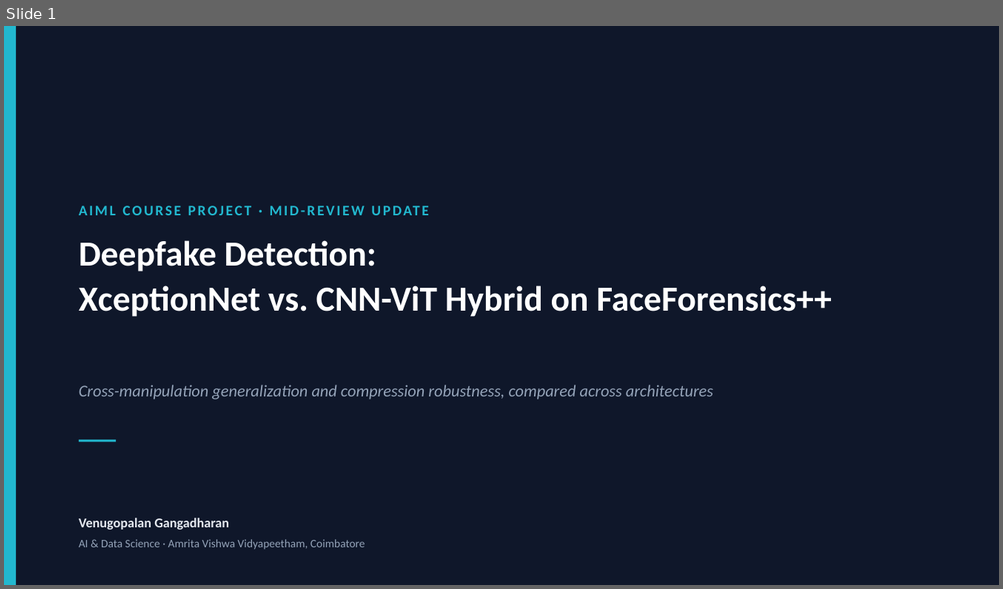
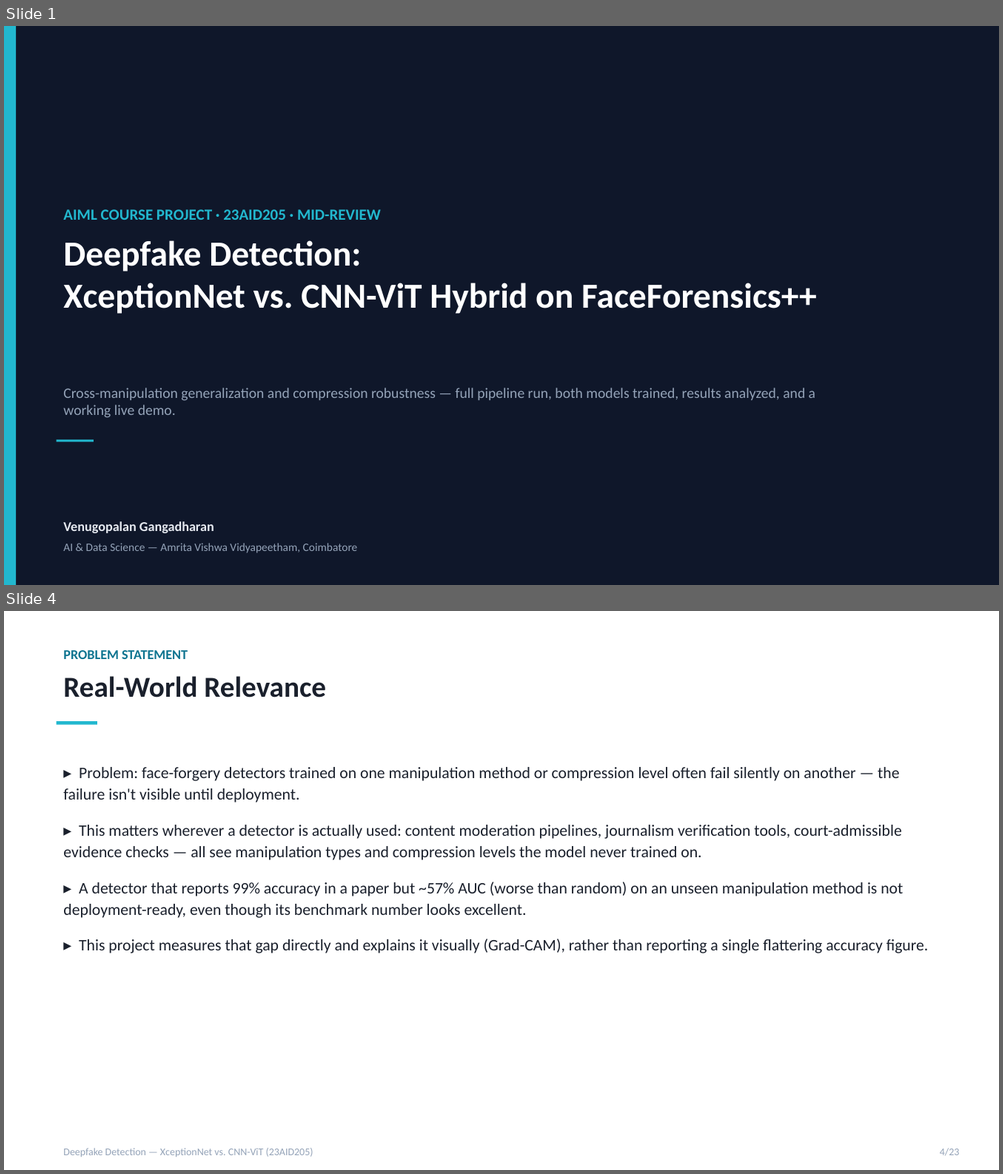
Before and after one commit to DUNE-ODYSSEY/deepfake-detection, a slide deck: docs/mid_review_update.pptx. Shown one above the other, each under a label of ours: slide 1 before the commit, slides 1 and 4 after it; the slides between them are not shown. The pictures are 1003x589 and 1003x1174 pixels, drawn with LibreOffice and Linux fonts; fonts in the diff are those of the drawing. Boxes give left, top, right and bottom in pixels: in the first picture for what was removed or moved away, otherwise in the second. Text is boxed around its words. In the diff, an @@ line names an element or a change of style, - is before the commit and + after.

```diff
--- a/docs/mid_review_update.pptx
+++ b/docs/mid_review_update.pptx
@@ slide 4 added at (x1=4, y1=611, x2=999, y2=1170), background #FFFFFF @@
@@ text added at (x1=63, y1=650, x2=188, y2=659), 13 pt, text #0E7490, bold @@
+PROBLEM STATEMENT
@@ text added at (x1=63, y1=676, x2=326, y2=698), 28 pt, text #1A202C, bold @@
+Real-World Relevance
@@ rectangle added at (x1=57, y1=721, x2=97, y2=724), fill #22B8CF @@
@@ text added at (x1=63, y1=767, x2=928, y2=954), 15.5 pt, text #1A202C @@
+▸ Problem: face-forgery detectors trained on one manipulation method or compression level often fail silently on another — the failure isn't visible until deployment.
+▸ This matters wherever a detector is actually used: content moderation pipelines, journalism verification tools, court-admissible evidence checks — all see manipulation types and compression levels the model never trained on.
+▸ A detector that reports 99% accuracy in a paper but ~57% AUC (worse than random) on an unseen manipulation method is not deployment-ready, even though its benchmark number looks excellent.
+▸ This project measures that gap directly and explains it visually (Grad-CAM), rather than reporting a single flattering accuracy figure.
@@ text added at (x1=63, y1=1148, x2=313, y2=1157), 10 pt, text #94A3B8 @@
+Deepfake Detection — XceptionNet vs. CNN-ViT (23AID205)
@@ text added at (x1=939, y1=1148, x2=959, y2=1156), 10 pt, text #94A3B8 @@
+4/23
@@ slide 1 changed as well @@
@@ text at (x1=63, y1=210, x2=381, y2=220): text changed; size 14 to 15 pt @@
-AIML COURSE PROJECT · MID-REVIEW UPDATE
+AIML COURSE PROJECT · 23AID205 · MID-REVIEW
@@ text "Deepfake Detection:" at (x1=63, y1=241, x2=817, y2=314): line spacing 1.08 to 1 @@
@@ text at (x1=63, y1=388, x2=815, y2=418): text changed; size 16 to 14 pt; italic off @@
-Cross-manipulation generalization and compression robustness, compared across architectures
+Cross-manipulation generalization and compression robustness — full pipeline run, both models trained, results analyzed, and a working live demo.
@@ 2 texts, 1 rectangle moved together from (x1=79, y1=241, x2=831, y2=530) to (x1=57, y1=241, x2=817, y2=534) @@
@@ text at (x1=63, y1=543, x2=358, y2=554): text changed @@
-AI & Data Science · Amrita Vishwa Vidyapeetham, Coimbatore
+AI & Data Science — Amrita Vishwa Vidyapeetham, Coimbatore
```
Also in this commit, not shown: 1 other slide changed, 20 other slides added, 7 slides removed, 1 other file.
